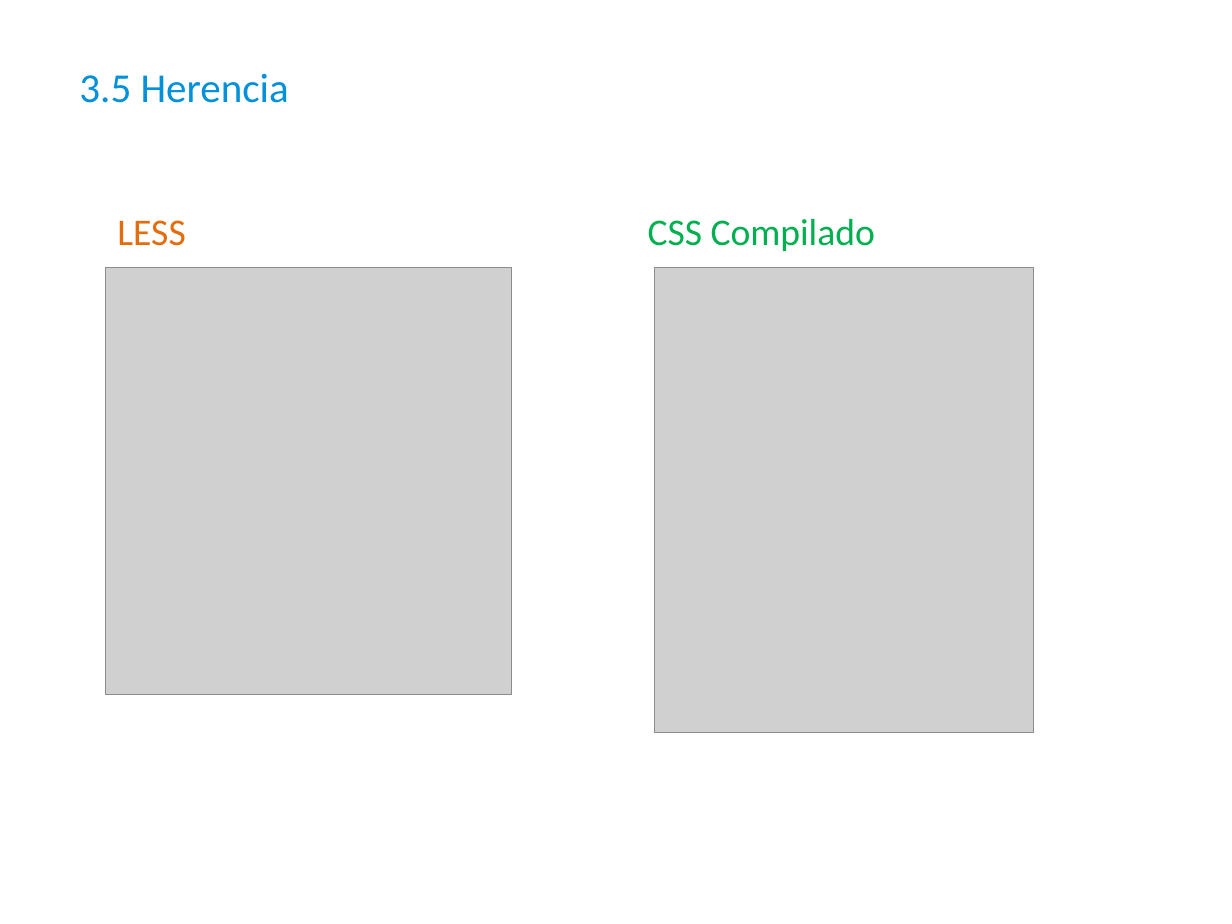
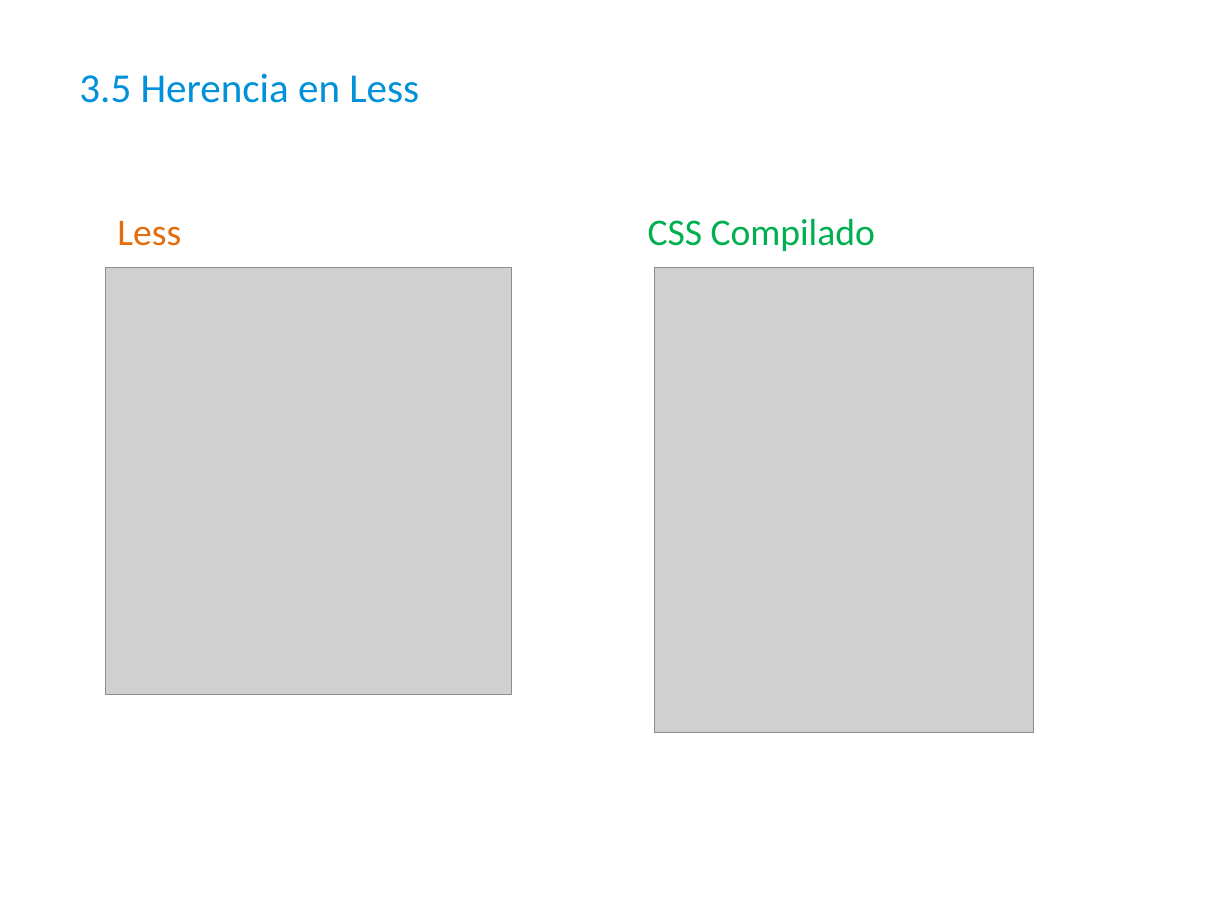
Before and after one commit to javierelipadron/preprocesadores, a slide deck: slide 23 of Preprocesadores SASS - LESS.pptx. Drawn at 1232x924 pixels with LibreOffice and Linux fonts; fonts in the diff are those of the drawing; grey boxes stand for pictures; background and template pictures are left out. Boxes give left, top, right and bottom in pixels: in the first picture for what was removed or moved away, otherwise in the second. Text is boxed around its words. In the diff, an @@ line names an element or a change of style, - is before the commit and + after.

```diff
--- a/Preprocesadores SASS - LESS.pptx
+++ b/Preprocesadores SASS - LESS.pptx
@@ title at bbox=[79, 73, 419, 103]: text changed @@
-3.5 Herencia
+3.5 Herencia en Less
@@ text at bbox=[117, 221, 181, 246]: text changed @@
-LESS
+Less
```
Also in this commit, not shown: 10 other slides changed, 3 slides added, 1 slide removed.
